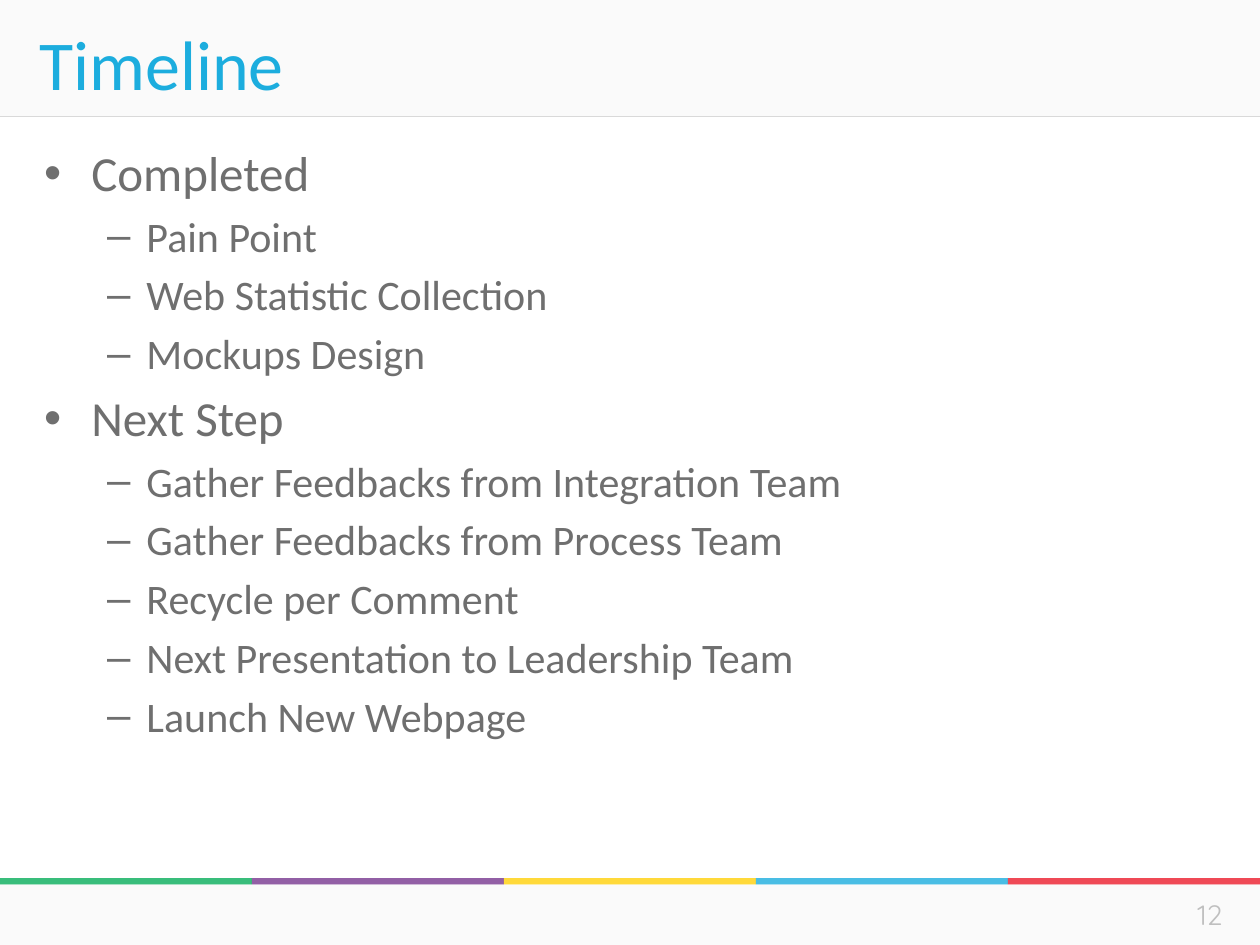
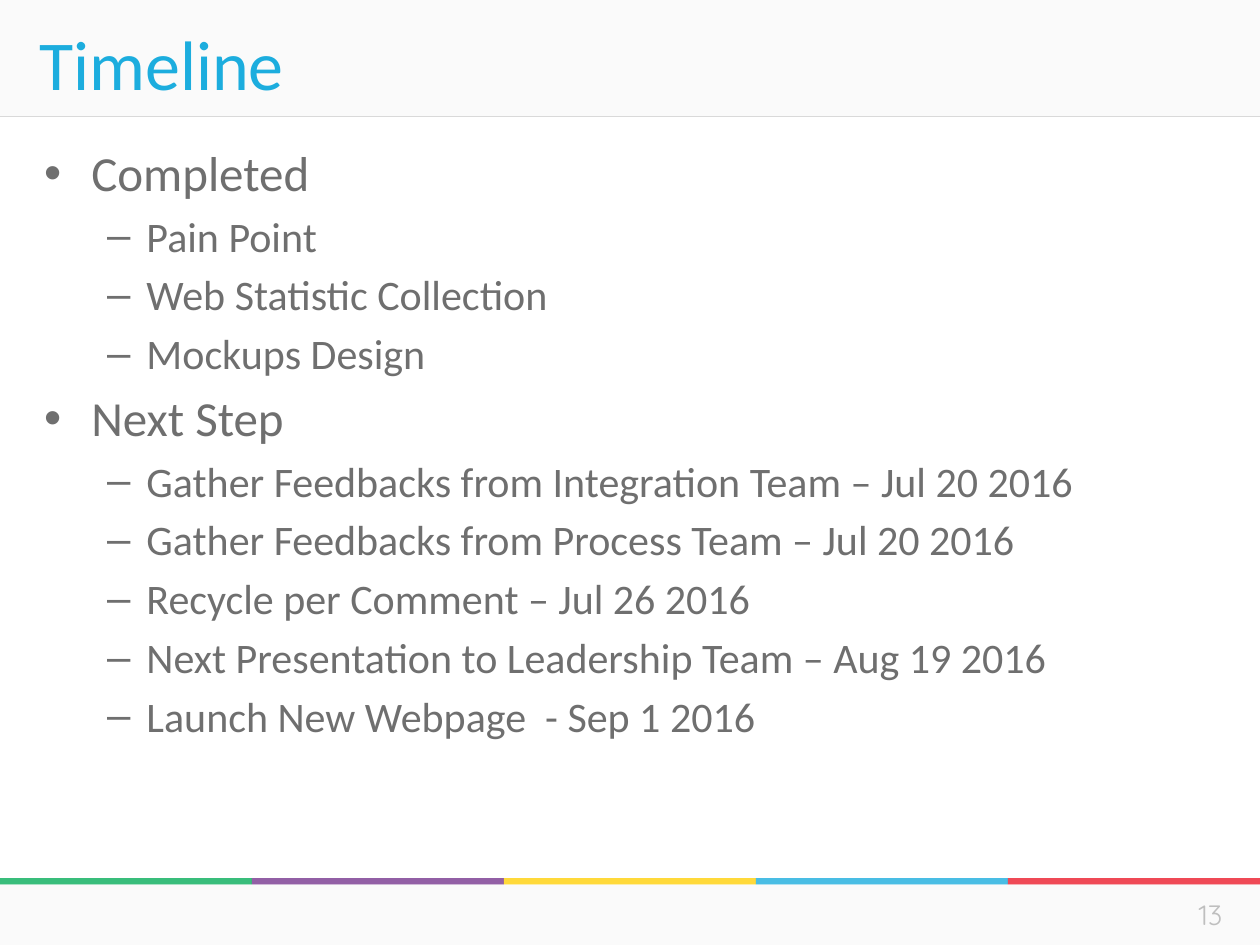
Before and after one commit to donus3/BusGoEveryWhere, a slide deck: slide 13 of Integration New Homepage.pptx (slide 12 before the commit). Drawn at 1260x945 pixels with LibreOffice and Linux fonts; fonts in the diff are those of the drawing; background and template pictures are left out. Boxes give left, top, right and bottom in pixels: in the first picture for what was removed or moved away, otherwise in the second. Text is boxed around its words. In the diff, an @@ line names an element or a change of style, - is before the commit and + after.

```diff
--- a/Integration New Homepage.pptx
+++ b/Integration New Homepage.pptx
@@ text at (x1=146, y1=468, x2=1073, y2=739): text changed @@
-  – Gather Feedbacks from Integration Team
-  – Gather Feedbacks from Process Team
-  – Recycle per Comment
-  – Next Presentation to Leadership Team
-  – Launch New Webpage
+  – Gather Feedbacks from Integration Team – Jul 20 2016
+  – Gather Feedbacks from Process Team – Jul 20 2016
+  – Recycle per Comment – Jul 26 2016
+  – Next Presentation to Leadership Team – Aug 19 2016
+  – Launch New Webpage - Sep 1 2016
@@ page number at (x1=1199, y1=906, x2=1223, y2=925): text changed @@
-12
+13
```
Also in this commit, not shown: 10 other slides changed, 4 slides added, 3 slides removed.
